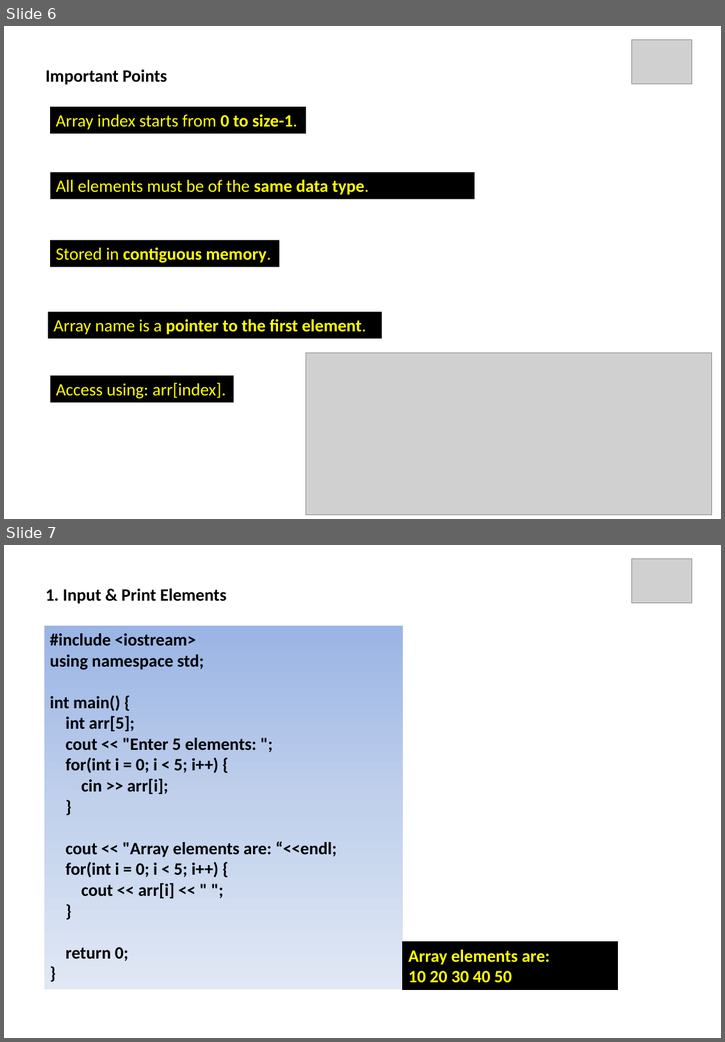
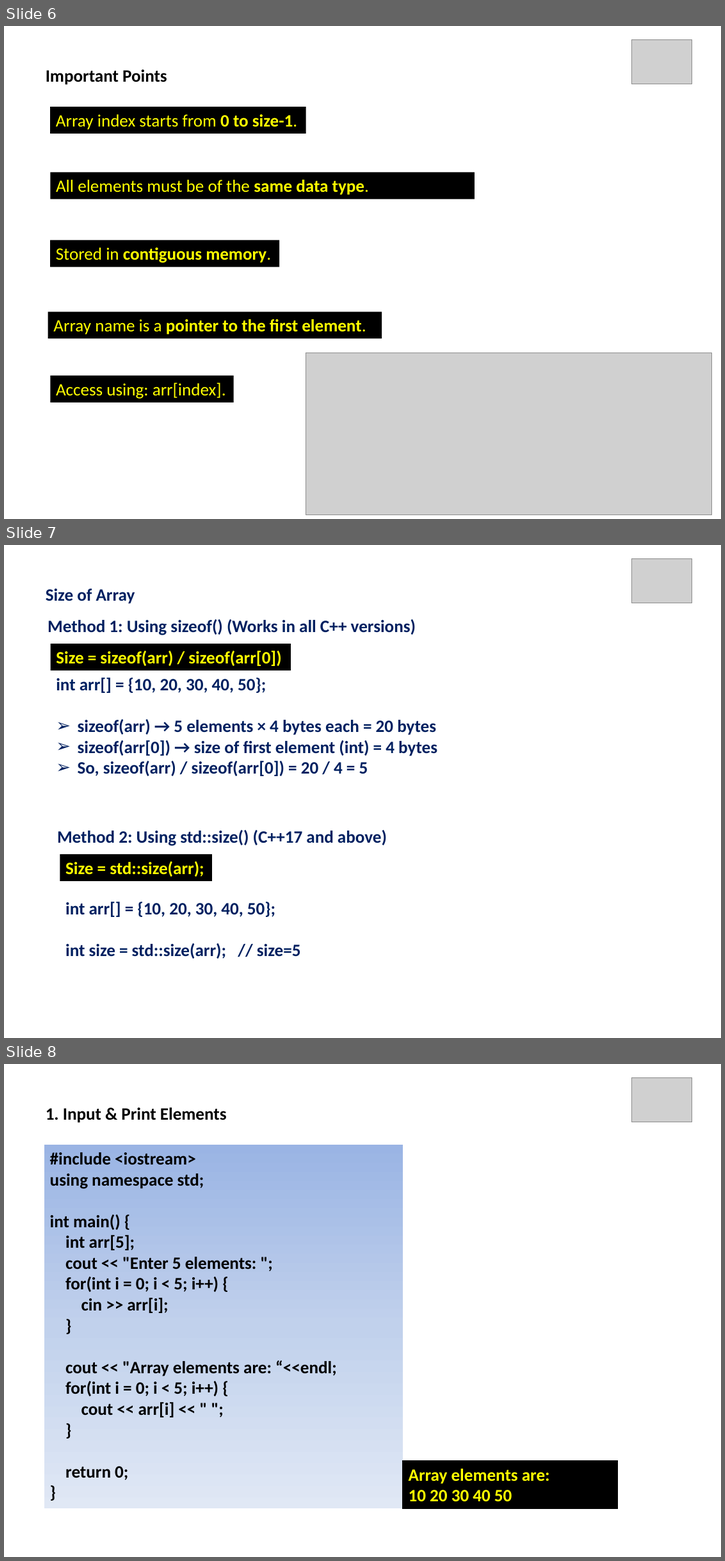
Before and after one commit to ParthasarathiSwain/C-plus-plus-Tutorial, a slide deck: Day 13/Array C++.pptx. Shown one above the other, each under a label of ours: slides 6 and 7 before the commit, slides 6, 7 and 8 after it. The pictures are 725x1042 and 725x1561 pixels, drawn with LibreOffice and Linux fonts; fonts in the diff are those of the drawing; grey boxes stand for pictures. Boxes give left, top, right and bottom in pixels: in the first picture for what was removed or moved away, otherwise in the second. Text is boxed around its words. In the diff, an @@ line names an element or a change of style, - is before the commit and + after.

```diff
--- a/Day 13/Array C++.pptx
+++ b/Day 13/Array C++.pptx
@@ slide 7 added at [4, 545, 721, 1038], background #FFFFFF @@
@@ picture added at [631, 558, 692, 604] @@
@@ text added at [46, 589, 135, 604], 22 pt, text #002060, bold @@
+Size of Array
@@ text added at [48, 619, 416, 635], 22 pt, text #002060, bold @@
+Method 1: Using sizeof() (Works in all C++ versions)
@@ rectangle added at [51, 644, 291, 670], fill #000000, 22 pt, text #FFFF00, bold @@
+Size = sizeof(arr) / sizeof(arr[0])
@@ text added at [56, 677, 437, 776], 22 pt, text #002060, bold @@
+int arr[] = {10, 20, 30, 40, 50};
+➢ sizeof(arr) → 5 elements × 4 bytes each = 20 bytes
+➢ sizeof(arr[0]) → size of first element (int) = 4 bytes
+➢ So, sizeof(arr) / sizeof(arr[0]) = 20 / 4 = 5
@@ text added at [57, 830, 387, 846], 22 pt, text #002060, bold @@
+Method 2: Using std::size() (C++17 and above)
@@ rectangle added at [60, 854, 211, 880], fill #000000, 22 pt, text #FFFF00, bold @@
+Size = std::size(arr);
@@ text added at [65, 901, 301, 958], 22 pt, text #002060, bold @@
+int arr[] = {10, 20, 30, 40, 50};
+int size = std::size(arr); // size=5
@@ what was slide 7 is now slide 8 @@
```
Also in this commit, not shown: 10 slides removed, 12 other files.
